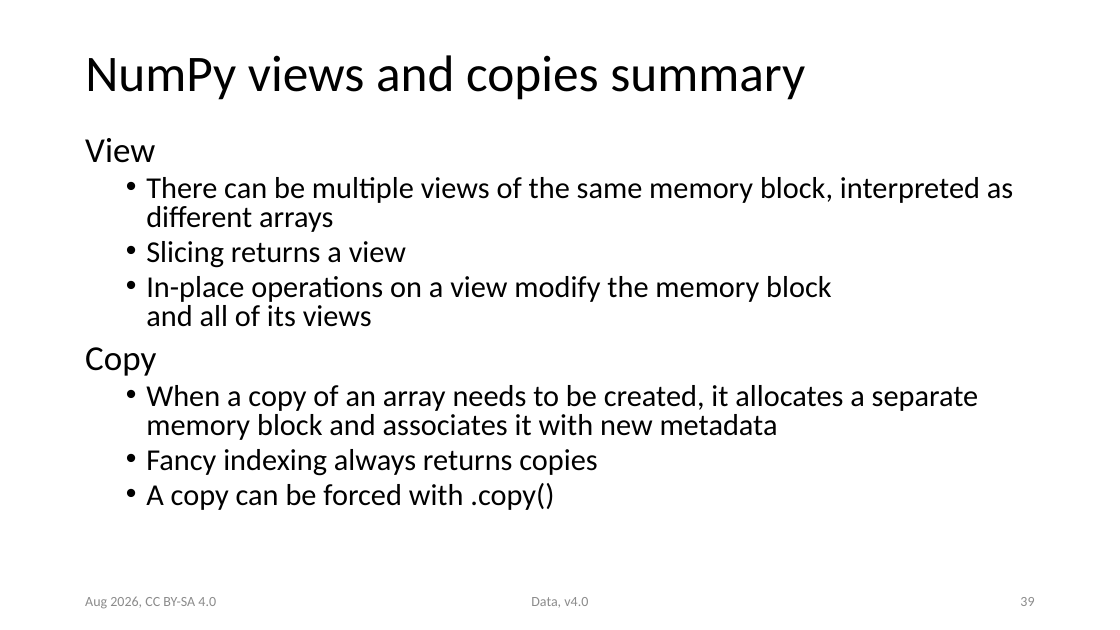
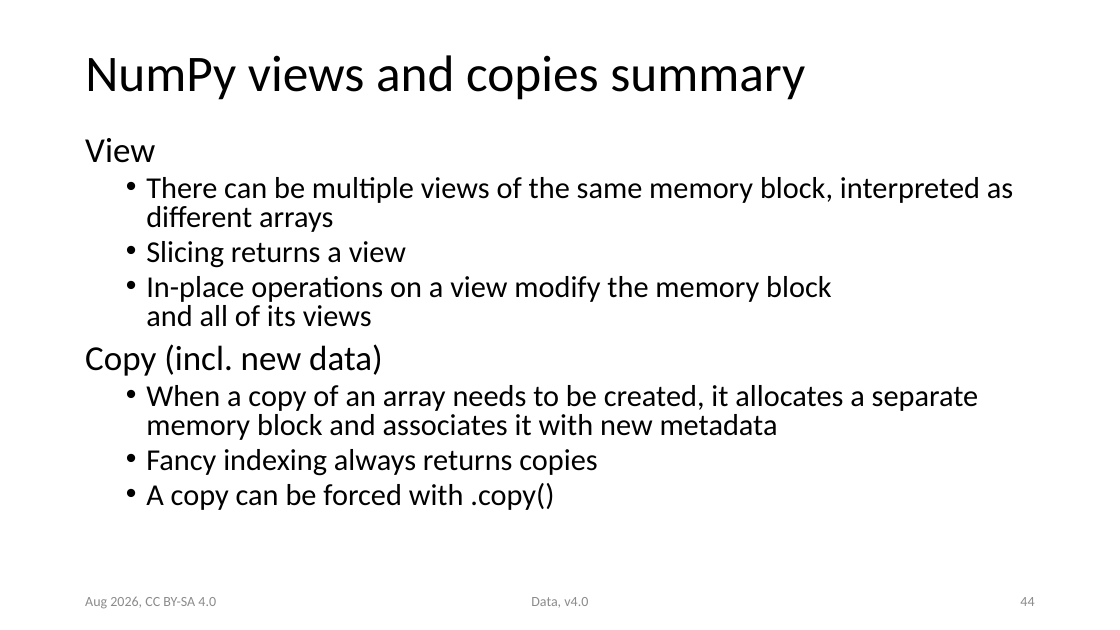
Before and after one commit to ASPP/data_class, a slide deck: slide 44 of numpy.pptx (slide 39 before the commit). Drawn at 1120x630 pixels with LibreOffice and Linux fonts; fonts in the diff are those of the drawing. Boxes give left, top, right and bottom in pixels: in the first picture for what was removed or moved away, otherwise in the second. Text is boxed around its words. In the diff, an @@ line names an element or a change of style, - is before the commit and + after.

Commit message:
First complete draft of new slides, explaining views and copies better

```diff
--- a/numpy.pptx
+++ b/numpy.pptx
@@ text at (x1=85, y1=344, x2=382, y2=376): text changed @@
-Copy
+Copy (incl. new data)
@@ page number at (x1=1020, y1=597, x2=1034, y2=606): text changed @@
-39
+44
```
Also in this commit, not shown: 19 other slides changed, 5 slides added.
